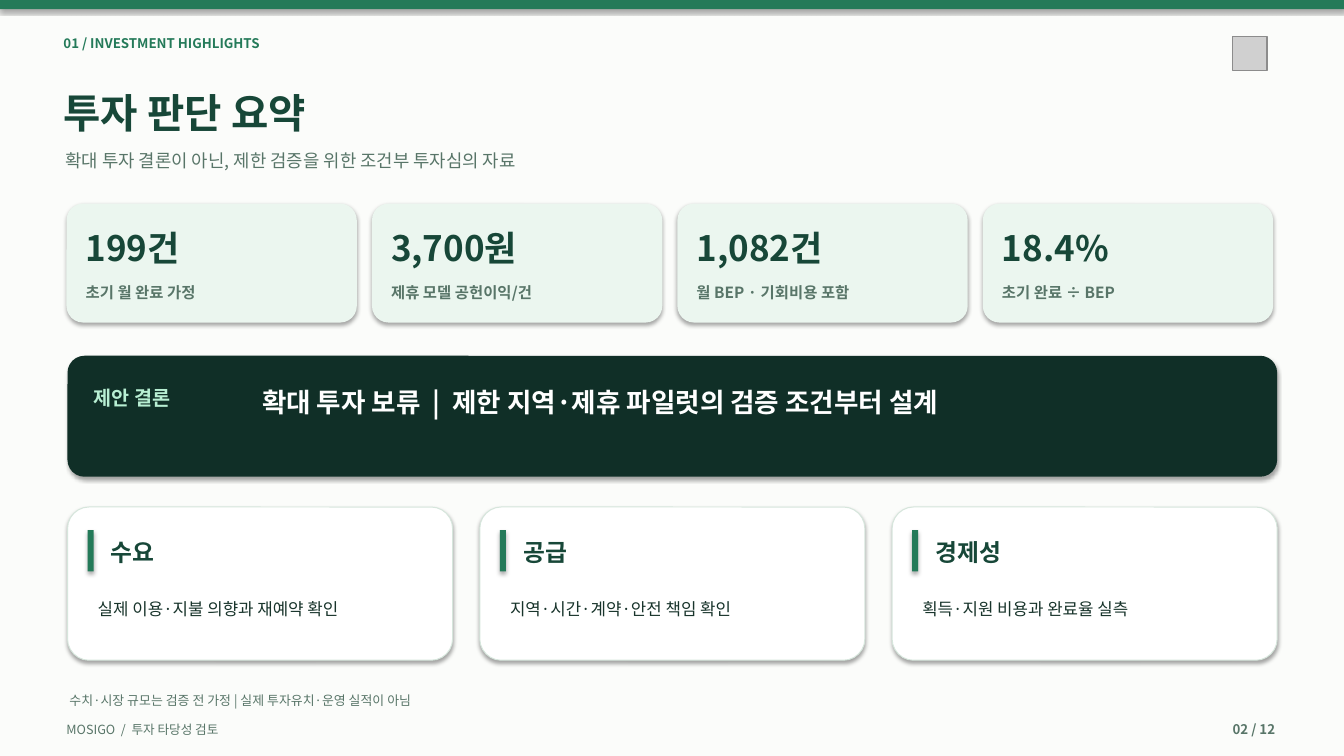
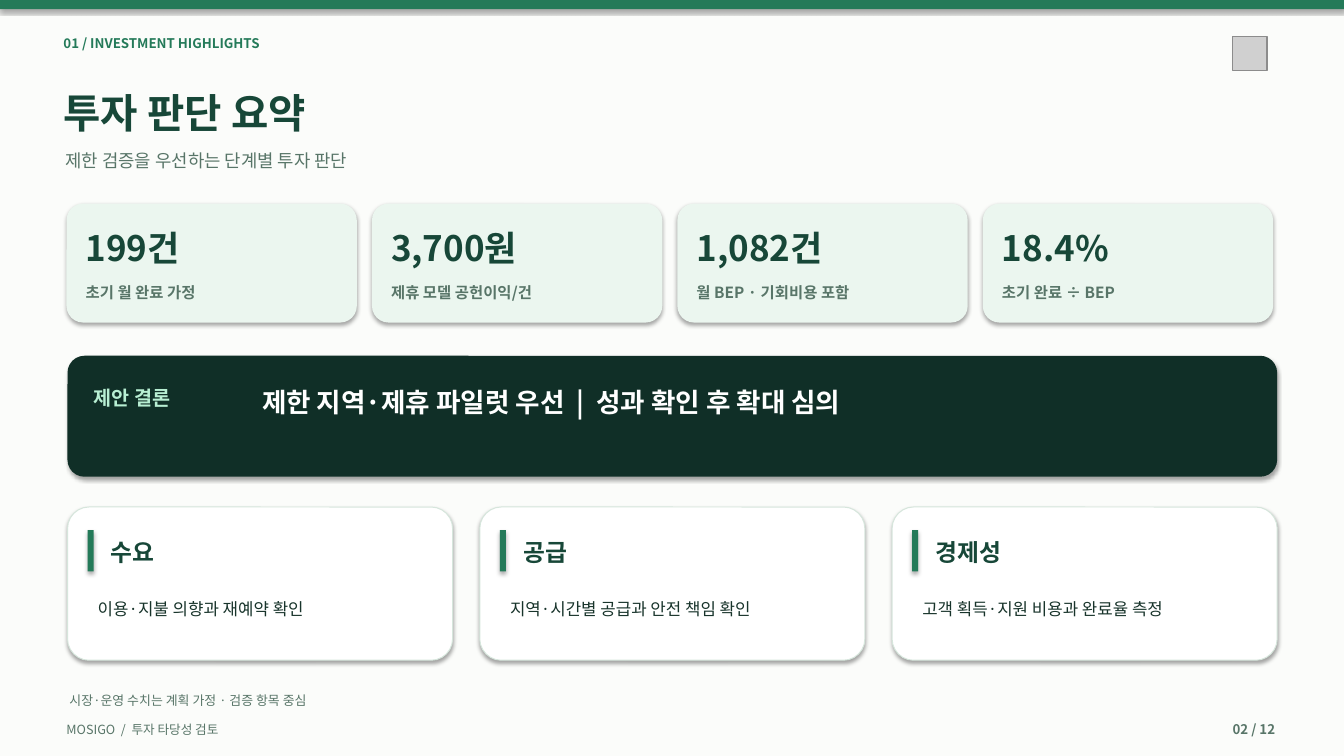
Before and after one commit to dohyunkimmm/mosigo-case-study, a slide deck: slide 2 of downloads/MOSIGO_IR_Investment_Review_12slides.pptx. Drawn at 1344x756 pixels with LibreOffice and Linux fonts; fonts in the diff are those of the drawing; grey boxes stand for pictures. Boxes give left, top, right and bottom in pixels: in the first picture for what was removed or moved away, otherwise in the second. Text is boxed around its words. In the diff, an @@ line names an element or a change of style, - is before the commit and + after.

```diff
--- a/downloads/MOSIGO_IR_Investment_Review_12slides.pptx
+++ b/downloads/MOSIGO_IR_Investment_Review_12slides.pptx
@@ text at bbox=[65, 152, 348, 169]: text changed @@
-확대 투자 결론이 아닌, 제한 검증을 위한 조건부 투자심의 자료
+제한 검증을 우선하는 단계별 투자 판단
@@ text at bbox=[262, 389, 840, 415]: text changed @@
-확대 투자 보류 | 제한 지역·제휴 파일럿의 검증 조건부터 설계
+제한 지역·제휴 파일럿 우선 | 성과 확인 후 확대 심의
@@ text at bbox=[98, 601, 304, 617]: text changed @@
-실제 이용·지불 의향과 재예약 확인
+이용·지불 의향과 재예약 확인
@@ text at bbox=[510, 601, 751, 617]: text changed @@
-지역·시간·계약·안전 책임 확인
+지역·시간별 공급과 안전 책임 확인
@@ text at bbox=[922, 601, 1163, 617]: text changed @@
-획득·지원 비용과 완료율 실측
+고객 획득·지원 비용과 완료율 측정
@@ text at bbox=[69, 694, 307, 706]: text changed @@
-수치·시장 규모는 검증 전 가정 | 실제 투자유치·운영 실적이 아님
+시장·운영 수치는 계획 가정 · 검증 항목 중심
```
Also in this commit, not shown: 11 other slides changed, 25 other files.
